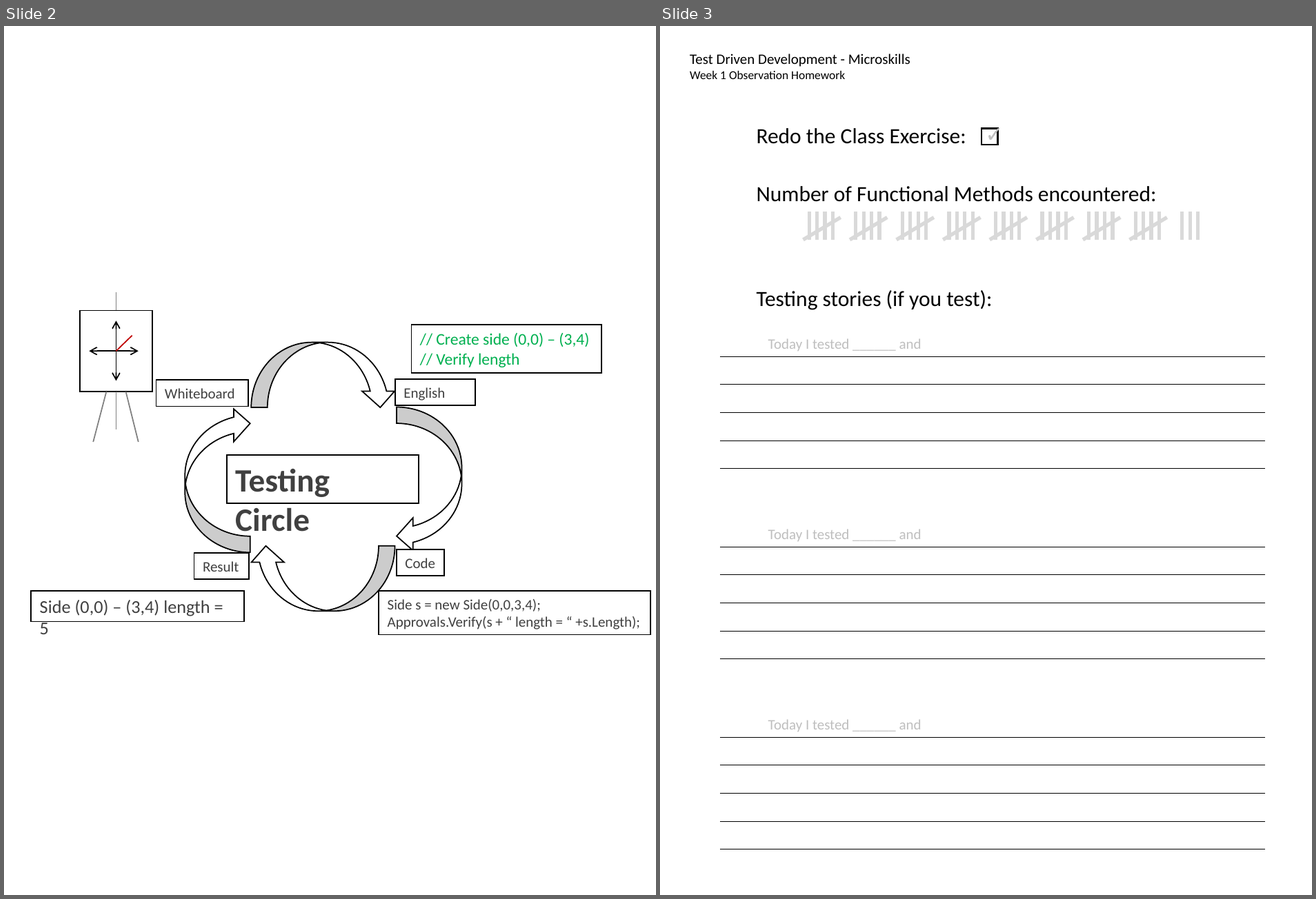
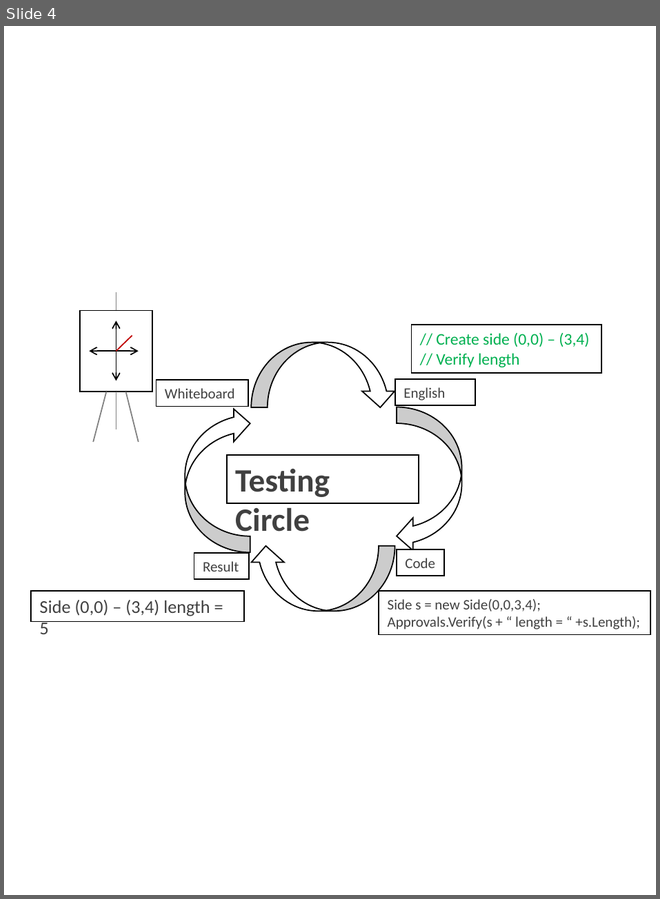
Before and after one commit to isidore/TestDrivenDevelopmentClass.Slides, a slide deck: Homework Printouts.pptx. Shown side by side, each under a label of ours: slides 2 and 3 before the commit, slide 4 after it. The pictures are 1316x899 and 660x899 pixels, drawn with LibreOffice and Linux fonts; fonts in the diff are those of the drawing. Boxes give left, top, right and bottom in pixels: in the first picture for what was removed or moved away, otherwise in the second. Text is boxed around its words. In the diff, an @@ line names an element or a change of style, - is before the commit and + after.

Commit message:
week 2

```diff
--- a/Homework Printouts.pptx
+++ b/Homework Printouts.pptx
@@ slide 3 removed at (660, 26, 1312, 895), background #FFFFFF @@
@@ text removed at (690, 54, 910, 79) @@
-Test Driven Development - Microskills
-Week 1 Observation Homework
@@ text removed at (757, 128, 966, 144) @@
-Redo the Class Exercise:
@@ text removed at (977, 116, 1024, 151) @@
-✓
@@ rectangle removed at (982, 129, 998, 145) @@
@@ text removed at (757, 186, 1157, 202) @@
-Number of Functional Methods encountered:
@@ group removed at (804, 212, 841, 240): 5 lines @@
@@ group removed at (850, 212, 887, 240): 5 lines @@
@@ group removed at (897, 212, 934, 240): 5 lines @@
@@ group removed at (944, 212, 981, 240): 5 lines @@
@@ group removed at (990, 212, 1027, 240): 5 lines @@
@@ group removed at (1037, 212, 1074, 240): 5 lines @@
@@ group removed at (1084, 212, 1121, 240): 5 lines @@
@@ group removed at (1129, 212, 1167, 240): 5 lines @@
@@ line removed from (1182, 212) to (1182, 240) @@
@@ line removed from (1191, 212) to (1191, 240) @@
@@ line removed from (1198, 212) to (1198, 240) @@
@@ text removed at (757, 290, 992, 310) @@
-Testing stories (if you test):
@@ group removed at (720, 339, 1265, 468): 5 lines, 1 text @@
-Today I tested ______ and
@@ group removed at (720, 530, 1265, 659): 5 lines, 1 text @@
-Today I tested ______ and
@@ group removed at (720, 720, 1265, 850): 5 lines, 1 text @@
-Today I tested ______ and
@@ what was slide 2 is now slide 4 @@
```
Also in this commit, not shown: 2 slides added, 2 other slides removed, 5 other files.
